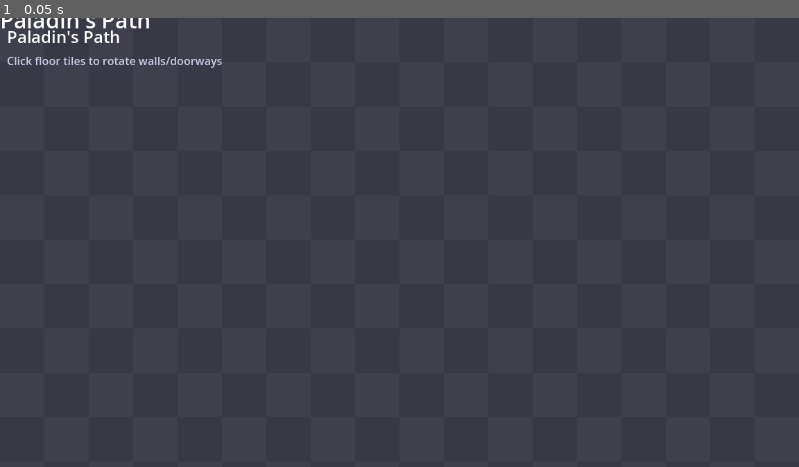
Above: before the commit, frame 1.
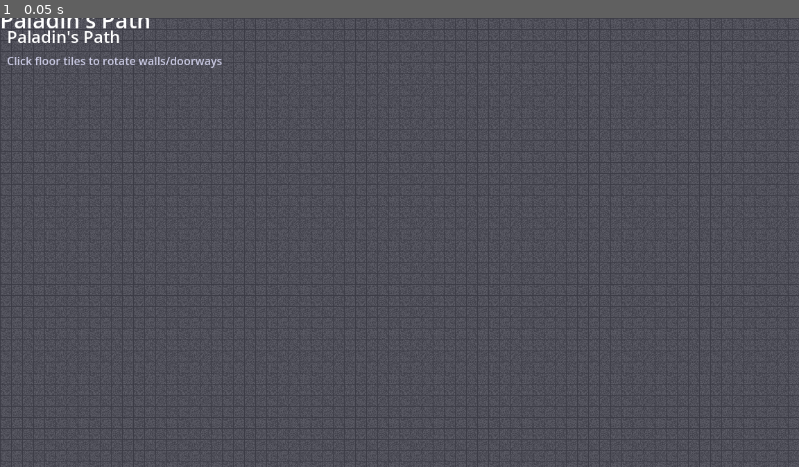
Above: after the commit, the same moment.

Repository: cutopia/paladin
Game: Godot game, scene res://scenes/main.tscn
Same seed, same stepped clock (60 frames per second), same inputs: the game is played once before the commit and once after it.
Inputs:
- Up to frame 1 (0.05 s): no input

The runs differ from the first frame. In frame 1, 19% of the frame differs, in the area x 0-100%, y 0-100%.

Commit message:
wall drawing stuff that doesn't actually seem to do anything

Diff:
--- a/scripts/DungeonManager.gd
+++ b/scripts/DungeonManager.gd
@@ -13,9 +13,15 @@
 var paladin: Node2D
 var monsters: Array[Node2D] = []
 var current_level: int = 1
+var floor_texture: Texture2D
+
+# Visual nodes storage
+var tile_visuals: Array[Array] = []
 
 func _ready():
-	pass
+	floor_texture = preload("res://dungeon_floor.png")
+	# Connect to draw signal for wall rendering
+	connect("draw", Callable(self, "_draw_walls"))
 
 func start_game() -> void:
 	print("Starting game at level %d" % current_level)
@@ -26,15 +32,81 @@
 
 func generate_dungeon() -> void:
 	tiles.clear()
+	tile_visuals.clear()
 
 	for y in range(grid_height):
 		var row = []
+		var visual_row = []
 		for x in range(grid_width):
 			var tile = Tile.new()
 			row.append(tile)
+			visual_row.append(null)
 		tiles.append(row)
+		tile_visuals.append(visual_row)
 
 	print("Generated dungeon grid: %dx%d" % [grid_width, grid_height])
+
+	# Create visual representation for all tiles
+	for y in range(grid_height):
+		for x in range(grid_width):
+			create_tile_visual(x, y, tiles[y][x])
+
+func create_tile_visual(x: int, y: int, tile: Tile) -> void:
+	var floor_sprite = Sprite2D.new()
+	floor_sprite.texture = floor_texture
+	floor_sprite.position = Vector2(x * tile_size + tile_size/2, y * tile_size + tile_size/2)
+	add_child(floor_sprite)
+
+	# Create wall visualization using a Control node for lines
+	var wall_container = Control.new()
+	wall_container.name = "WallVisuals_%d_%d" % [x, y]
+	wall_container.size = Vector2(tile_size, tile_size)
+	wall_container.position = Vector2(x * tile_size, y * tile_size)
+	floor_sprite.add_child(wall_container)
+
+	# Store reference for later updates
+	floor_sprite.set_meta("grid_x", x)
+	floor_sprite.set_meta("grid_y", y)
+	floor_sprite.set_meta("wall_layer", wall_container)
+
+	tile_visuals[y][x] = floor_sprite
+
+func _draw_walls() -> void:
+	# Draw all walls using CanvasItem draw methods
+	for y in range(grid_height):
+		for x in range(grid_width):
+			var tile = tiles[y][x]
+			var wc = tile_visuals[y][x].get_meta("wall_layer")
+			if not wc:
+				continue
+
+			var wall_color = Color(0.6, 0.5, 0.4, 1)  # Brownish for walls
+			var doorway_color = Color(0.3, 0.7, 0.9, 1)  # Blue-ish for doorways
+			var line_width = 8
+
+			# Draw each side based on its state
+			for side in [Side.SIDE_TOP, Side.SIDE_RIGHT, Side.SIDE_BOTTOM, Side.SIDE_LEFT]:
+				var state = tile.get_state(side)
+				var color = wall_color if state == Tile.State.WALL else doorway_color
+
+				match side:
+					Side.SIDE_TOP:
+						draw_line(wc.position + Vector2(0, 0), wc.position + Vector2(tile_size, 0), color, line_width)
+					Side.SIDE_RIGHT:
+						draw_line(wc.position + Vector2(tile_size, 0), wc.position + Vector2(tile_size, tile_size), color, line_width)
+					Side.SIDE_BOTTOM:
+						draw_line(wc.position + Vector2(tile_size, tile_size), wc.position + Vector2(0, tile_size), color, line_width)
+					Side.SIDE_LEFT:
+						draw_line(wc.position + Vector2(0, tile_size), wc.position + Vector2(0, 0), color, line_width)
+
+func update_wall_visuals(wall_container: Control, tile: Tile) -> void:
+	# Update the stored tile reference and redraw
+	wall_container.set_meta("tile", tile)
+	queue_redraw()
+
+	var x = int(wall_container.position.x / tile_size)
+	var y = int(wall_container.position.y / tile_size)
+	print("Updated walls at (%d,%d)" % [x, y])
 
 func spawn_paladin() -> void:
 	# Spawn paladin at center of dungeon
@@ -95,12 +167,36 @@
 	var tile = tiles[y][x]
 
 	if clockwise:
+		print("=== TILE ROTATION (Clockwise) ===")
+		print("Tile position: (%d, %d)" % [x, y])
+		print("Before rotation: %s" % tile)
+
 		tile.rotate_clockwise()
+
+		print("After rotation:  %s" % tile)
+		print("=================================")
 	else:
+		print("=== TILE ROTATION (Counter-Clockwise) ===")
+		print("Tile position: (%d, %d)" % [x, y])
+		print("Before rotation: %s" % tile)
+
 		tile.rotate_counter_clockwise()
+
+		print("After rotation:  %s" % tile)
+		print("=========================================")
 
 	# Update adjacent tiles to match shared walls
 	update_adjacent_walls(x, y, tile)
+
+	# Update visual representation for this tile and neighbors
+	for dy in [-1, 0, 1]:
+		for dx in [-1, 0, 1]:
+			var nx = x + dx
+			var ny = y + dy
+			if nx >= 0 and nx < grid_width and ny >= 0 and ny < grid_height:
+				var wc = tile_visuals[ny][nx].get_meta("wall_layer")
+				if wc:
+					update_wall_visuals(wc, tiles[ny][nx])
 
 	print("Rotated tile at (%d,%d) %s" % [x, y, "clockwise" if clockwise else "counter-clockwise"])
 	return true
--- a/scripts/DungeonMap.gd
+++ b/scripts/DungeonMap.gd
@@ -66,7 +66,6 @@
 	for side in [Side.SIDE_TOP, Side.SIDE_RIGHT, Side.SIDE_BOTTOM, Side.SIDE_LEFT]:
 		var lin = Line2D.new()
 		lin.width = line_width
-		lin.set_default_color(wall_color)
 
 		match side:
 			Side.SIDE_TOP:
@@ -96,6 +95,8 @@
 			var side = child.get_meta("side")
 			var state = tile.get_state(side)
 
+			print("Wall at side %d: state=%d" % [side, state])
+
 			# Set color based on state
 			child.set_default_color(wall_color if state == State.WALL else doorway_color)
 
